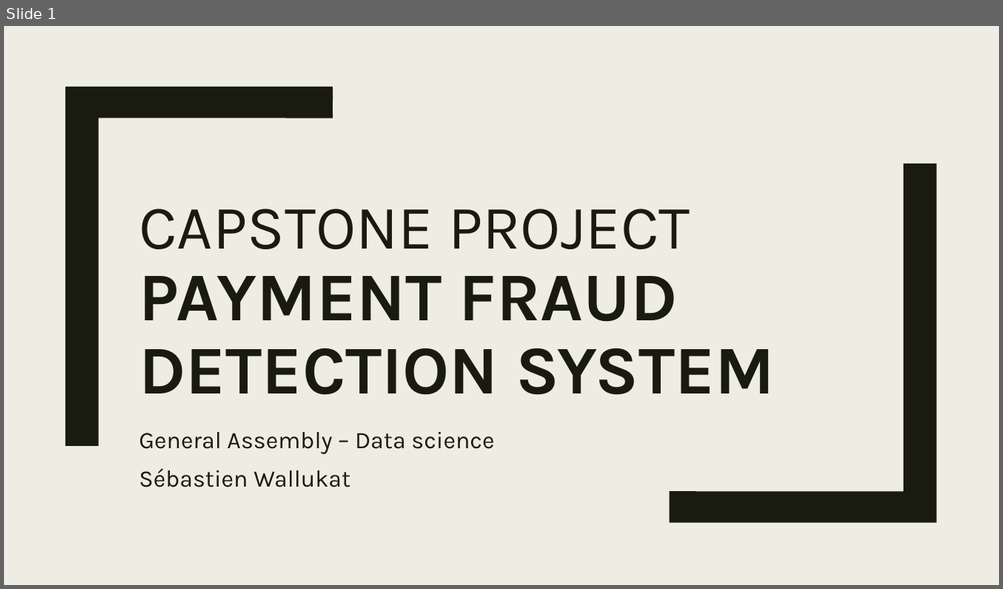
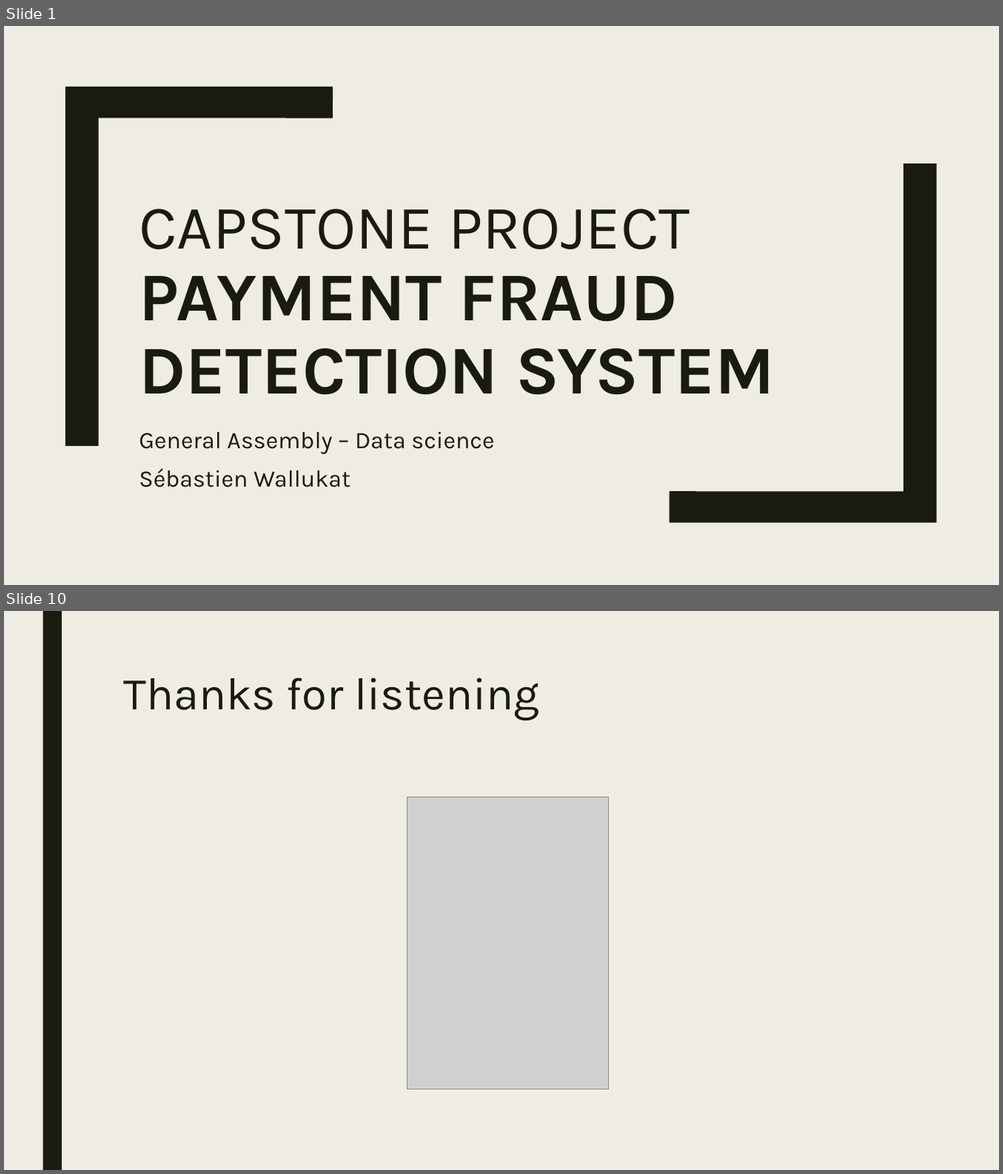
Before and after one commit to sebawall/project_sebastien, a slide deck: Project presentation.pptx. Shown one above the other, each under a label of ours: slide 1 before the commit, slides 1 and 10 after it; the slides between them are not shown. The pictures are 1003x589 and 1003x1174 pixels, drawn with LibreOffice and Linux fonts; fonts in the diff are those of the drawing; grey boxes stand for pictures. Boxes give left, top, right and bottom in pixels: in the first picture for what was removed or moved away, otherwise in the second. Text is boxed around its words. In the diff, an @@ line names an element or a change of style, - is before the commit and + after.

```diff
--- a/Project presentation.pptx
+++ b/Project presentation.pptx
@@ slide 10 added at (4,611,999,1170), background #EFEDE3 @@
@@ rectangle added at (42,611,62,1170), fill #191B0E @@
@@ title added at (123,678,539,721), 44 pt, text #191B0E @@
+Thanks for listening
@@ picture added at (407,797,609,1090) @@
```
Also in this commit, not shown: 6 slides changed, 2 other slides added, 1 slide removed, 2 other files.
